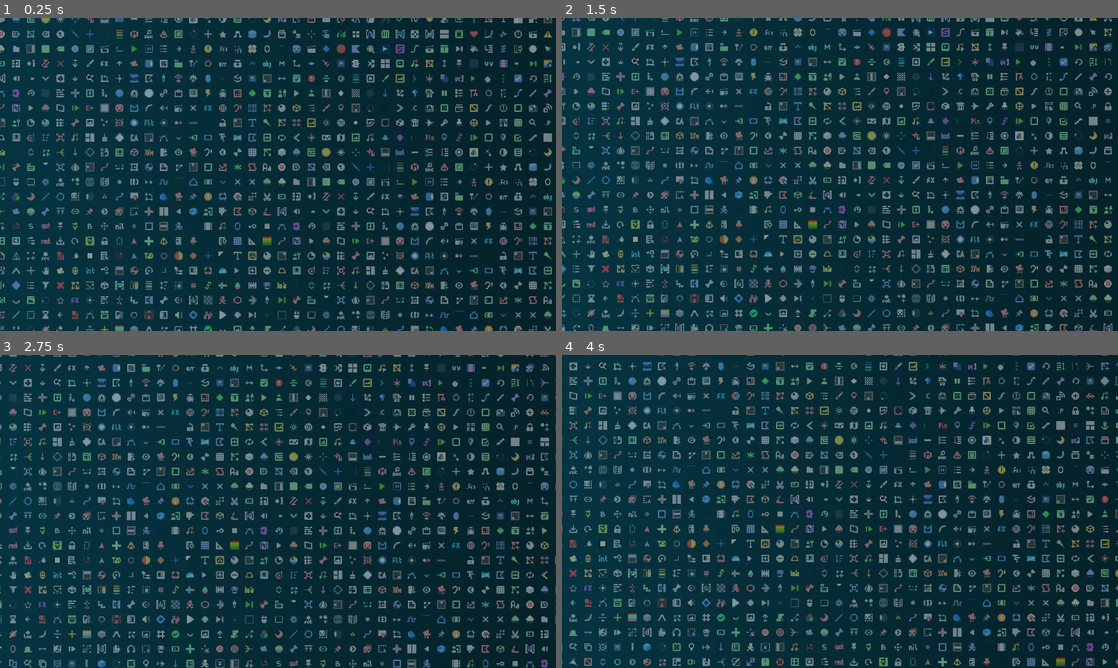
Above: before the commit, frames 1-4 (two rows, left to right).
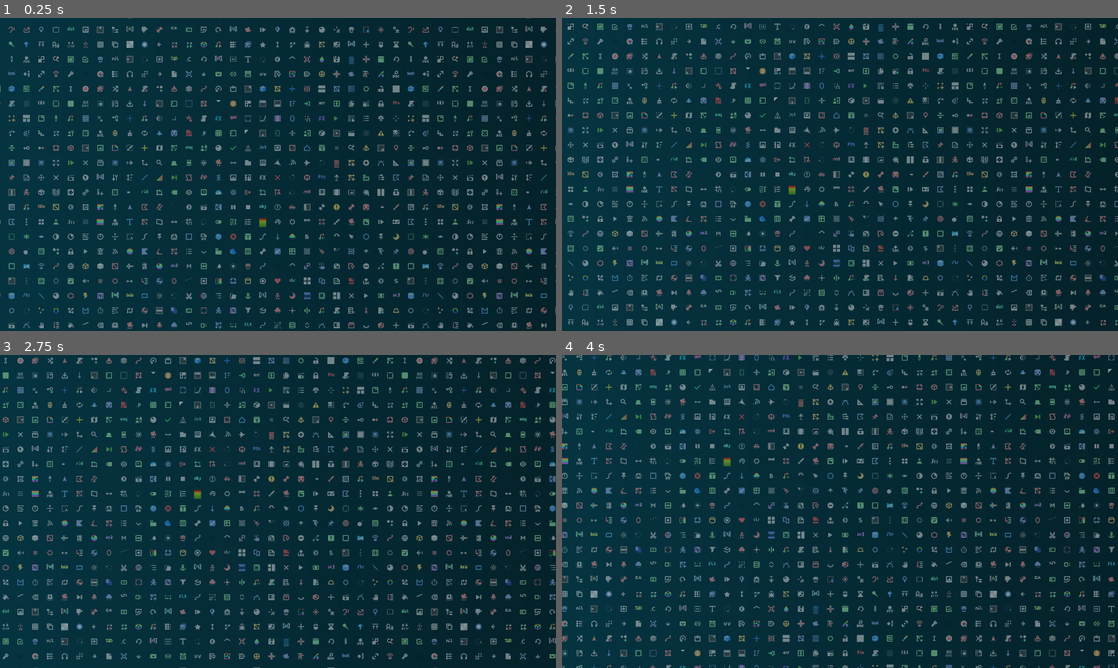
Above: after the commit, the same moments.

Repository: kuhnchris/godot-moving-wallpaper-gen
Game: Godot game, scene res://Background.tscn
Same seed, same stepped clock (60 frames per second), same inputs: the game is played once before the commit and once after it.
Inputs:
- Up to frame 1 (0.25 s): no input
- Up to frame 2 (1.5 s): no input
- Up to frame 3 (2.75 s): no input
- Up to frame 4 (4 s): no input

The runs differ from the first frame. In frame 1, 25% of the frame differs, in the area x 0-100%, y 0-100%; in frame 2, 26%; in frame 3, 26%; in frame 4, 27%.

Commit message:
Besseres Resourcenschonen

Diff:
--- a/Background.gd
+++ b/Background.gd
@@ -7,6 +7,103 @@
 var foff = preload("res://TextureRectThatFucksOff.tscn")
 var globalSize
 var textureCache = {}
+
+
+func genIconsNew() ->void:
+	var x: float = 0
+	var y: float = 0
+	var dir = Directory.new()
+	dir.open("res://images")
+	if dir.list_dir_begin(true,true) != OK:
+		print("Cannot open firectory. :(")
+		return
+	var file = dir.get_next()
+	print("initial file: ",file)
+	while file != "":
+		#print("file: ",file)
+		if not file.ends_with(".import"):
+			file = dir.get_next()
+			continue
+		file = file.replace(".import","")
+
+		if file in textureCache:
+			pass
+		else:
+			textureCache[file] = ResourceLoader.load("res://images/"+file)
+
+		file = dir.get_next()
+
+	var m:Image = Image.new()
+	var sqr = sqrt(textureCache.size())
+	x = 34.0 * sqr
+	y = sqr
+	var limit = 16384
+	while x > limit:
+		print("x is still too big: ",x)
+		x = x / 2.0
+		y += 4
+	m.create(int(round(x)), 34*int(round(y)), false, Image.FORMAT_RGBA8)
+	m.fill(Color.transparent)
+	var a: int = 0
+	var b: int = 0
+	var mm:Image = Image.new()
+	mm.create(int(round(x)), 34,false,Image.FORMAT_RGBA8)
+	mm.fill(Color.transparent)
+	for n in textureCache.keys():
+		if textureCache[n].get_data().get_format() != Image.FORMAT_RGBA8:
+			print("error: incompatible rgb(a): ",n)
+			continue
+		if textureCache[n].get_size().x != 16:
+			print("invalid size: ",n)
+			continue
+		mm.blit_rect(textureCache[n].get_data(),Rect2(0,0,20,20),Vector2(34*a,0))
+		a = a + 1
+		if (34*a > x):
+			m.blit_rect(mm,Rect2(0,0,x,34),Vector2(0,34*b))
+			mm.fill(Color.transparent)
+			a = 0
+			b += 1
+	b = b - 1
+	m.crop(x,34*b)
+	m.save_png("/tmp/test.png")
+	var t = ImageTexture.new()
+	t.create_from_image(m)
+
+	for i in range(10):
+		for j in range(10):
+			var spr = foff.instance()
+			spr.texture = t
+			spr.expand = false
+			spr.rect_size = Vector2(x,34*b)
+			spr.rect_position = Vector2(x*j+(12*j),34*b*i)
+			spr.modulate.a = .5
+			spr.move = Vector2(1.0,1.0)
+			add_child(spr)
+
+			"""
+			spr = foff.instance()
+			spr.texture = t
+			spr.expand = false
+			spr.rect_size = Vector2(x,34*i)
+			spr.rect_position = Vector2(x*i,34*j)
+			spr.modulate.a = .5
+			spr.move = Vector2(1,1)
+			add_child(spr)
+
+			spr = foff.instance()
+			spr.texture = t
+			spr.expand = false
+			spr.rect_size = Vector2(x,34*i)
+			spr.rect_position = Vector2(x*i,34*j*b)
+			spr.modulate.a = .5
+			spr.move = Vector2(1,1)
+			add_child(spr)
+			"""
+			#if ( 34 * x  ) > ( globalSize.x * 2 ):
+			#	x = -1
+			#	y = y + 1
+			#x = x + 1
+
 
 func genIcons(repeats: int) ->void:
 	var x: int = 0
@@ -23,15 +120,16 @@
 		print("initial file: ",file)
 		while file != "":
 			#print("file: ",file)
-			if file.ends_with(".import"):
+			if not file.ends_with(".import"):
 				file = dir.get_next()
 				continue
+			file = file.replace(".import","")
 
 			var spr = foff.instance()
 			if file in textureCache:
 				pass
 			else:
-				textureCache[file] = load("res://images/"+file)
+				textureCache[file] = ResourceLoader.load("res://images/"+file)
 
 			spr.texture = textureCache[file]
 			spr.expand = true
@@ -49,7 +147,8 @@
 # Called when the node enters the scene tree for the first time.
 func _ready():
 	globalSize = get_tree().get_root().get_viewport().size
-	genIcons(5)
+	#genIcons(5)
+	genIconsNew()
 
 # Called every frame. 'delta' is the elapsed time since the previous frame.
 #func _process(delta):
--- a/FuckingOff.gd
+++ b/FuckingOff.gd
@@ -5,15 +5,17 @@
 # var a = 2
 # var b = "text"
 var move: Vector2 = Vector2(.5,.5)
-
+var idx: float
 
 # Called when the node enters the scene tree for the first time.
 func _ready():
+	#idx = rand_range(0,10)
 	pass # Replace with function body.
 
 
 # Called every frame. 'delta' is the elapsed time since the previous frame.
 func _process(_delta):
+	idx = idx + .1
 	self.rect_position.x = self.rect_position.x - move.x
 	self.rect_position.y = self.rect_position.y - move.y
 	pass
